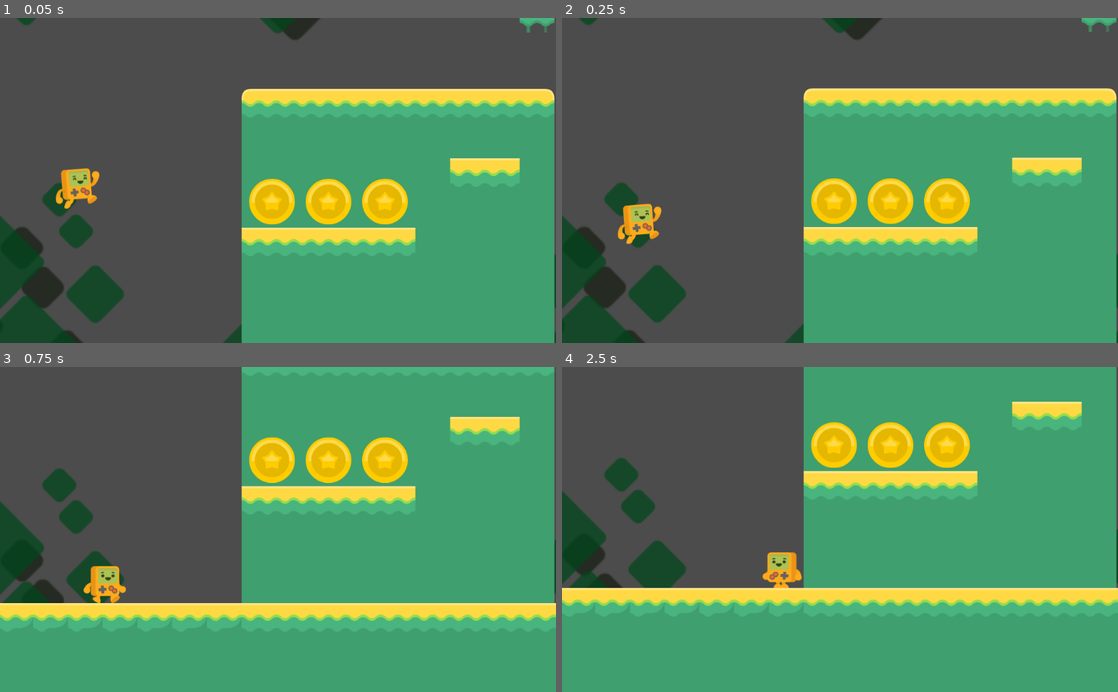
Above: before the commit, frames 1-4 (two rows, left to right).
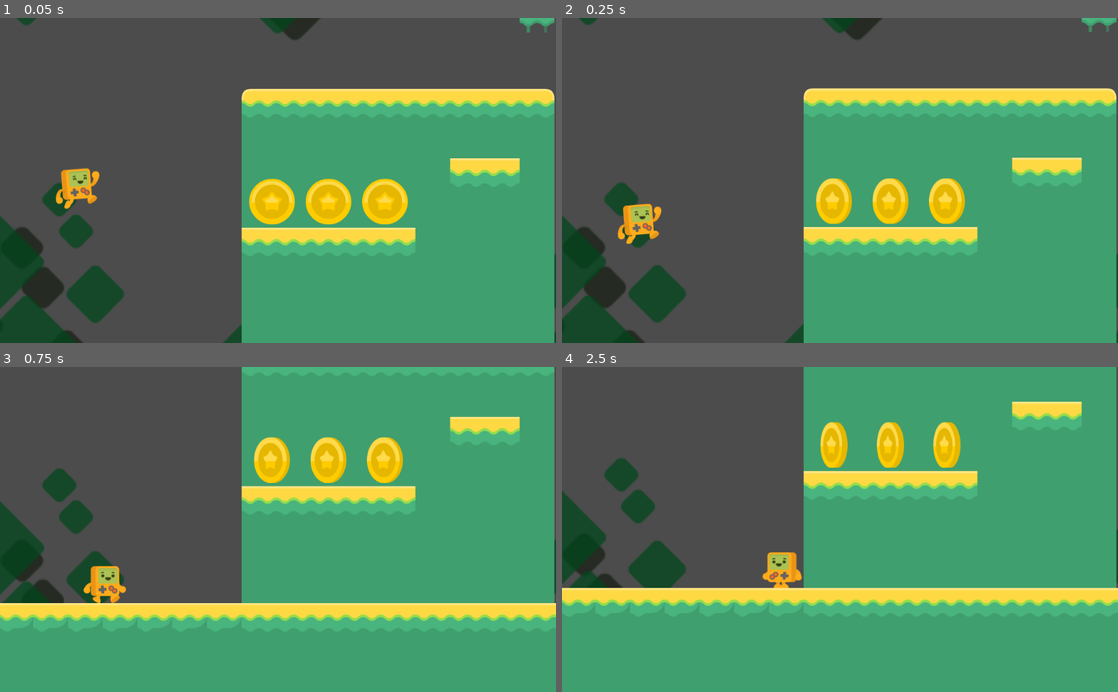
Above: after the commit, the same moments.

Repository: theaob/platformergodot
Game: Godot game, scene res://Scenes/Level1.tscn
Same seed, same stepped clock (60 frames per second), same inputs: the game is played once before the commit and once after it.
Inputs:
- Up to frame 1 (0.05 s): no input
- Up to frame 2 (0.25 s): no input
- Up to frame 3 (0.75 s): hold Right (right) from 0.53 s (still down)
- Up to frame 4 (2.5 s): tap Space (jump) at 0.77, 1.52 s; release Right (right) at 2.03 s; hold Left (left) from 2.03 s (still down)

Frame 1 is identical in both runs. In frame 2, 1.3% of the frame differs, in the area x 44-74%, y 49-64%; in frame 3, 1.3%; in frame 4, 1.7%, in the area x 44-74%, y 16-31%.

Commit message:
added coin collect animation

Diff:
--- a/Scenes/Coin.tscn
+++ b/Scenes/Coin.tscn
@@ -1,32 +1,103 @@
-[gd_scene load_steps=7 format=2]
+[gd_scene load_steps=9 format=2]
 
 [ext_resource path="res://Scripts/Coin.gd" type="Script" id=1]
 [ext_resource path="res://Assets/Items/gold_3.png" type="Texture" id=2]
 [ext_resource path="res://Assets/Items/gold_1.png" type="Texture" id=3]
 [ext_resource path="res://Assets/Items/gold_2.png" type="Texture" id=4]
 
+[sub_resource type="CircleShape2D" id=2]
+radius = 40.0
+
 [sub_resource type="SpriteFrames" id=1]
 animations = [ {
 "frames": [ ExtResource( 3 ), ExtResource( 4 ), ExtResource( 2 ), ExtResource( 4 ), ExtResource( 3 ) ],
 "loop": true,
 "name": "idle",
-"speed": 2.0
+"speed": 5.0
 } ]
 
-[sub_resource type="CircleShape2D" id=2]
-radius = 40.0
+[sub_resource type="Animation" id=3]
+length = 0.001
+tracks/0/type = "value"
+tracks/0/path = NodePath("AnimatedSprite:position")
+tracks/0/interp = 1
+tracks/0/loop_wrap = true
+tracks/0/imported = false
+tracks/0/enabled = true
+tracks/0/keys = {
+"times": PoolRealArray( 0 ),
+"transitions": PoolRealArray( 1 ),
+"update": 0,
+"values": [ Vector2( 0, 0 ) ]
+}
+tracks/1/type = "value"
+tracks/1/path = NodePath("AnimatedSprite:modulate")
+tracks/1/interp = 1
+tracks/1/loop_wrap = true
+tracks/1/imported = false
+tracks/1/enabled = true
+tracks/1/keys = {
+"times": PoolRealArray( 0 ),
+"transitions": PoolRealArray( 1 ),
+"update": 0,
+"values": [ Color( 1, 1, 1, 1 ) ]
+}
+tracks/2/type = "value"
+tracks/2/path = NodePath("AnimatedSprite:self_modulate")
+tracks/2/interp = 1
+tracks/2/loop_wrap = true
+tracks/2/imported = false
+tracks/2/enabled = true
+tracks/2/keys = {
+"times": PoolRealArray( 0 ),
+"transitions": PoolRealArray( 1 ),
+"update": 0,
+"values": [ Color( 1, 1, 1, 1 ) ]
+}
+
+[sub_resource type="Animation" id=4]
+resource_name = "coin_animation"
+length = 0.3
+tracks/0/type = "value"
+tracks/0/path = NodePath("AnimatedSprite:position")
+tracks/0/interp = 1
+tracks/0/loop_wrap = true
+tracks/0/imported = false
+tracks/0/enabled = true
+tracks/0/keys = {
+"times": PoolRealArray( 0, 0.3 ),
+"transitions": PoolRealArray( 1, 1 ),
+"update": 0,
+"values": [ Vector2( 0, 0 ), Vector2( 0, -100 ) ]
+}
+tracks/1/type = "value"
+tracks/1/path = NodePath("AnimatedSprite:modulate")
+tracks/1/interp = 2
+tracks/1/loop_wrap = true
+tracks/1/imported = false
+tracks/1/enabled = true
+tracks/1/keys = {
+"times": PoolRealArray( 0, 0.3 ),
+"transitions": PoolRealArray( 1, 1 ),
+"update": 0,
+"values": [ Color( 1, 1, 1, 1 ), Color( 0, 0, 0, 0 ) ]
+}
 
 [node name="coin" type="Area2D"]
 collision_layer = 8
 script = ExtResource( 1 )
 
+[node name="CollisionShape2D" type="CollisionShape2D" parent="."]
+shape = SubResource( 2 )
+
 [node name="AnimatedSprite" type="AnimatedSprite" parent="."]
 frames = SubResource( 1 )
 animation = "idle"
-frame = 4
 playing = true
 
-[node name="CollisionShape2D" type="CollisionShape2D" parent="."]
-shape = SubResource( 2 )
+[node name="AnimationPlayer" type="AnimationPlayer" parent="."]
+anims/RESET = SubResource( 3 )
+anims/coin_animation = SubResource( 4 )
 
 [connection signal="body_entered" from="." to="." method="_on_coin_body_entered"]
+[connection signal="animation_finished" from="AnimationPlayer" to="." method="_on_AnimationPlayer_animation_finished"]
--- a/Scripts/Coin.gd
+++ b/Scripts/Coin.gd
@@ -1,4 +1,7 @@
 extends Area2D
 
-func _on_coin_body_entered(body):
+func _on_coin_body_entered(_body):
+	$AnimationPlayer.play("coin_animation");
+
+func _on_AnimationPlayer_animation_finished(_anim_name):
 	queue_free();
